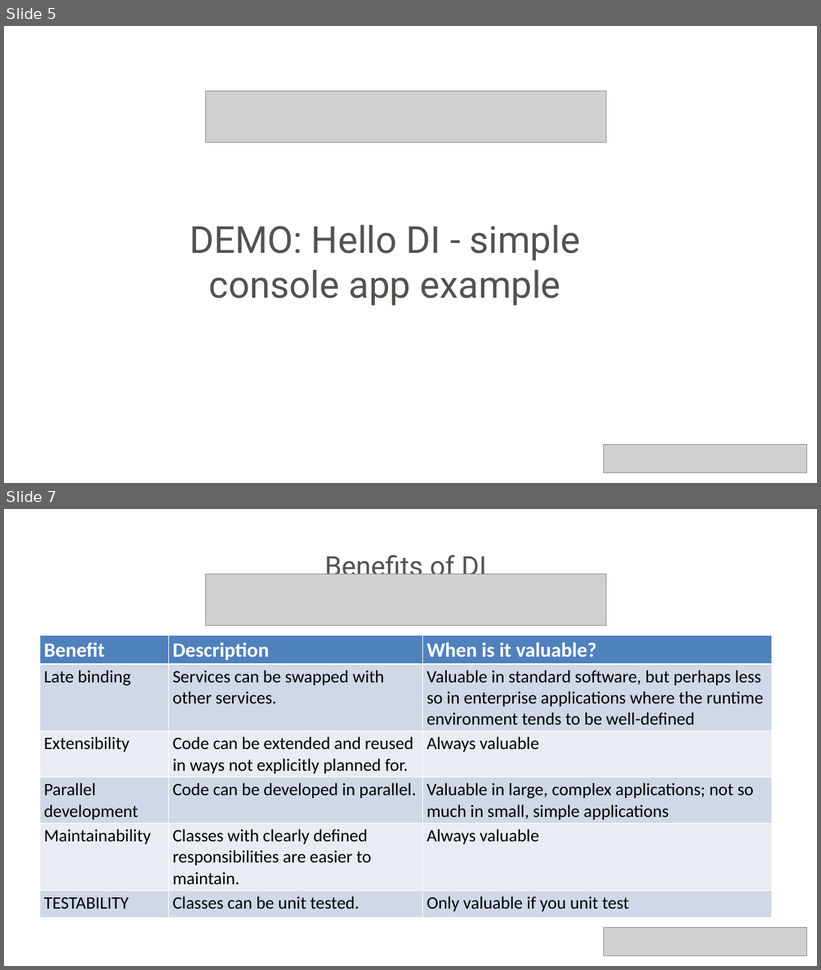
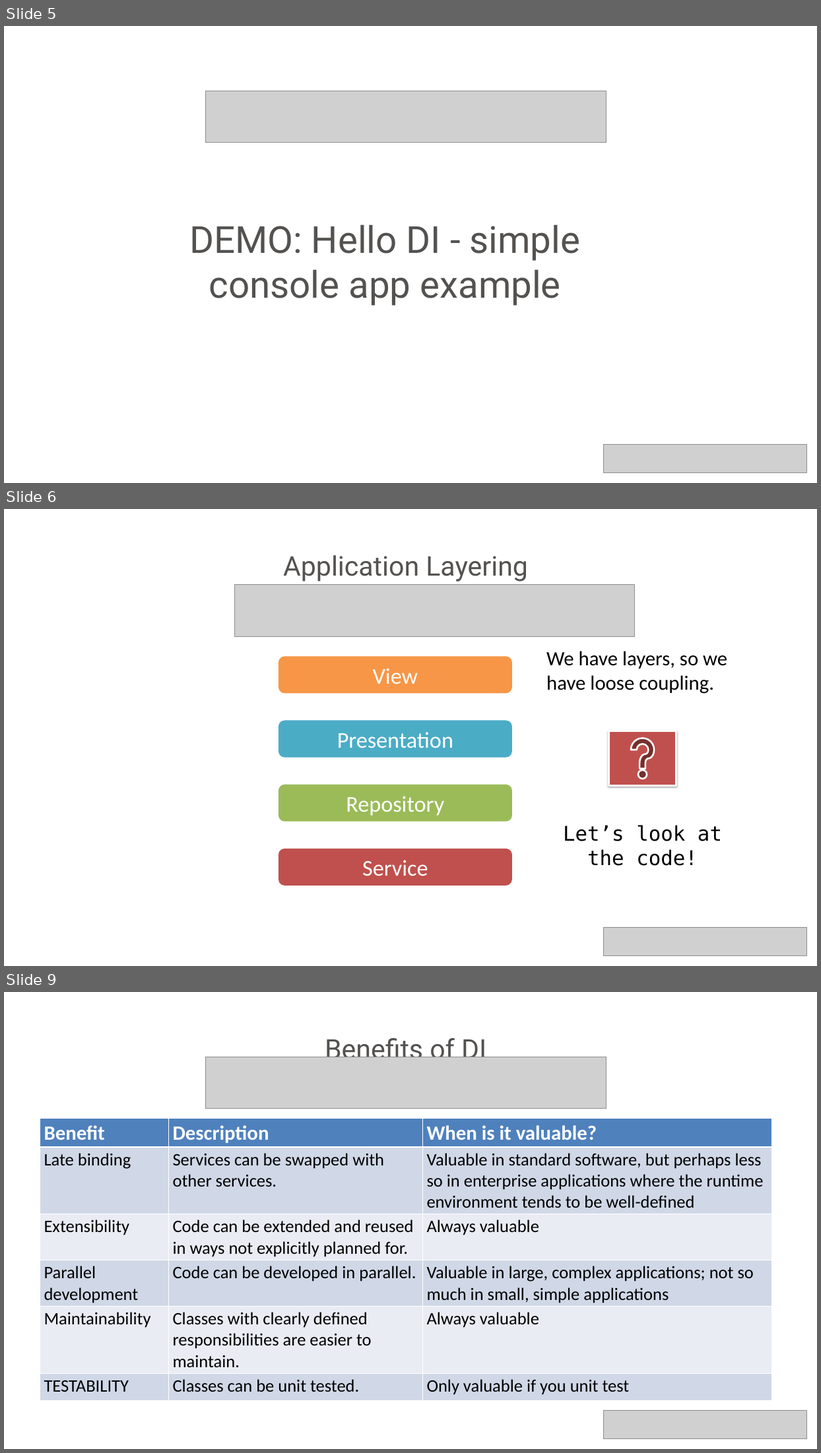
Before and after one commit to neman/DI-Course, a slide deck: DI Course.pptx. Shown one above the other, each under a label of ours: slides 5 and 7 before the commit, slides 5, 6 and 9 after it; the slides between them are not shown. The pictures are 821x970 and 821x1453 pixels, drawn with LibreOffice and Linux fonts; fonts in the diff are those of the drawing; grey boxes stand for pictures; background and template pictures are left out. Boxes give left, top, right and bottom in pixels: in the first picture for what was removed or moved away, otherwise in the second. Text is boxed around its words. In the diff, an @@ line names an element or a change of style, - is before the commit and + after.

```diff
--- a/DI Course.pptx
+++ b/DI Course.pptx
@@ slide 6 added at (4,509,817,966), background picture (left out) @@
@@ text added at (283,555,528,582), 48 pt, text #545250 @@
+Application Layering
@@ picture added at (234,584,635,636) @@
@@ rounded rectangle added at (279,657,512,694), fill #F79646, 40 pt, text #FFFFFF @@
+View
@@ text added at (547,651,727,694), 36 pt, text #000000 @@
+We have layers, so we have loose coupling.
@@ rounded rectangle added at (279,720,512,757), fill #4BACC6, 40 pt, text #FFFFFF @@
+Presentation
@@ action button help added at (609,731,676,786), fill #C0504D, outline #FFFFFF 3 pt @@
@@ rounded rectangle added at (279,785,512,822), fill #9BBB59, 40 pt, text #FFFFFF @@
+Repository
@@ text added at (563,825,722,866), 36 pt, text #000000 @@
+Let’s look at the code!
@@ rounded rectangle added at (279,849,512,886), fill #C0504D, 40 pt, text #FFFFFF @@
+Service
@@ picture added at (604,927,807,956) @@
@@ what was slide 7 is now slide 9 @@
```
Also in this commit, not shown: 1 slide changed, 1 other slide added, 1 other file.
